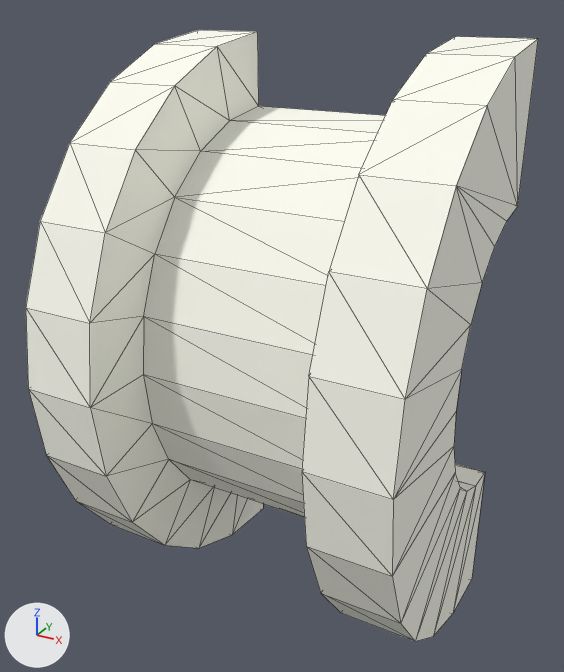
An edit to the OBJ model pyweek26/models/game/section_272.obj, drawn before and after from the same camera.
Rendered twice from a camera (50 mm lens) standing at (12.56, -10.04, 4.49) and looking at (8.04, -1.82, 0.38). Lighting does not change. The marker at lower left points along +X, +Y and +Z. Mesh edges are drawn as thin lines. Where no turn or scale is listed for an object, it has been applied to the vertices. Vertices at the same position are counted once.

Objects in the first picture: 'section_272'.
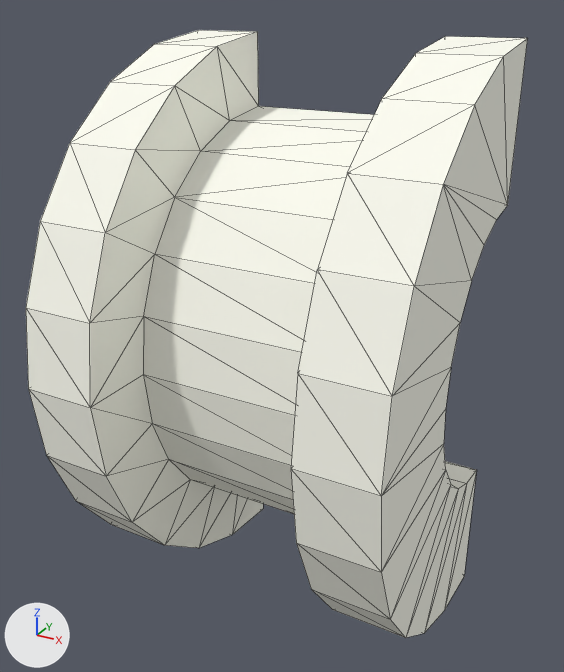
What the commit changed:
me_section_272 has 104 vertices, 204 faces and spans x 5.66..10.47, y -4.0..0.0, z -4.0..4.0.
me_section_272 is used by ob_section_272; location (0.0, 0.0, 0.0).
me_section_272 part 1: all 52 vertices in x 9.47..10.47, y -4.0..0.0, z -4.0..4.0 are moved by (-0.12, 0.0, 0.0).

Where the change shows, as pixel boxes (x1, y1, x2, y2) in the pictures (564 x 672 px; the box of a moved part takes in the faces that stretch with it):
'section_272', reshaped: before (26, 30, 538, 641); after (26, 30, 528, 638)
part 1 of me_section_272, moved or reshaped: before (165, 37, 538, 641); after (165, 36, 528, 638)
